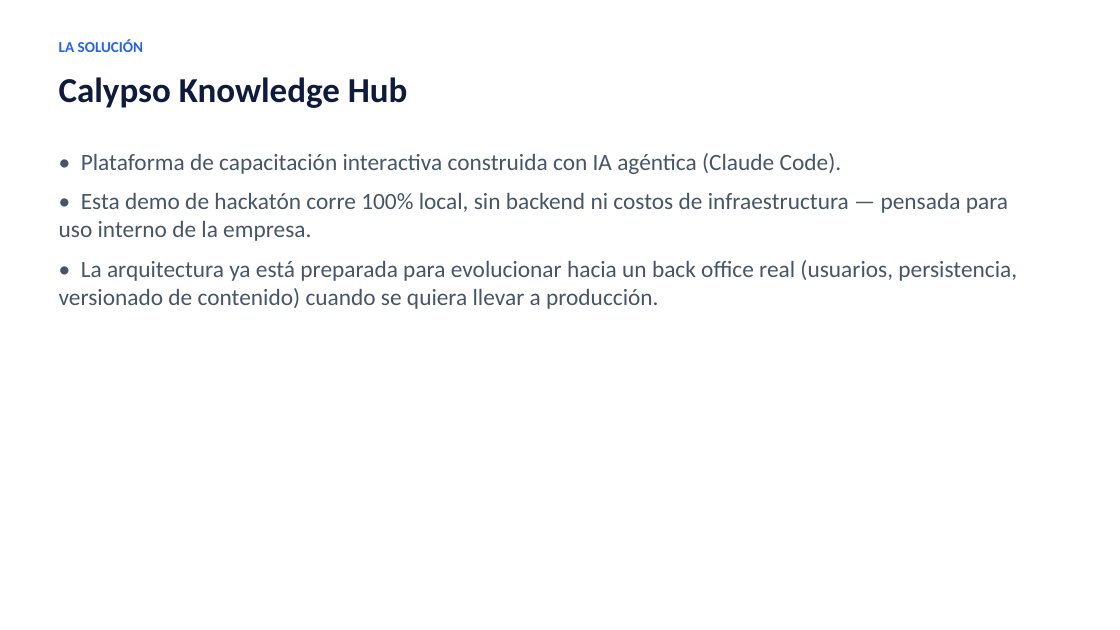
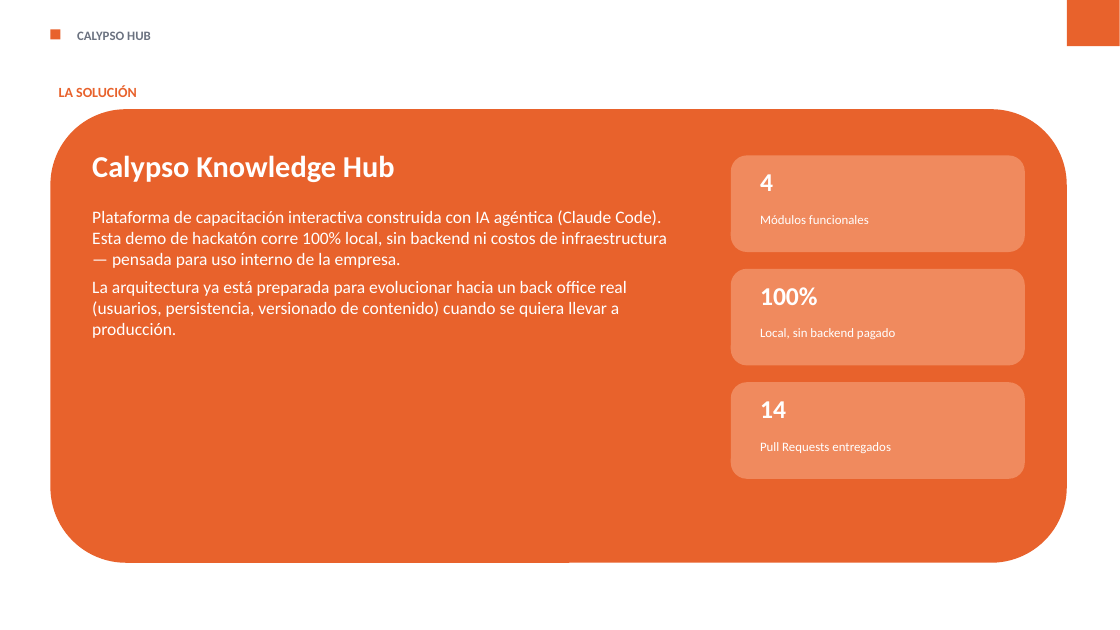
Before and after one commit to gabrielalonso-pr/calypso-knowledge-hub, a slide deck: slide 3 of presentation/calypso-knowledge-hub.pptx. Drawn at 1120x630 pixels with LibreOffice and Linux fonts; fonts in the diff are those of the drawing. Boxes give left, top, right and bottom in pixels: in the first picture for what was removed or moved away, otherwise in the second. Text is boxed around its words. In the diff, an @@ line names an element or a change of style, - is before the commit and + after.

```diff
--- a/presentation/calypso-knowledge-hub.pptx
+++ b/presentation/calypso-knowledge-hub.pptx
@@ rectangle added at [50, 29, 60, 39], fill #E8622C @@
@@ rectangle added at [1067, 0, 1120, 46], fill #E8622C @@
@@ text at [77, 31, 151, 40]: text changed; size 30 to 11 pt; text colour #0F1B3D to #6B7280 @@
-Calypso Knowledge Hub
+CALYPSO HUB
@@ text "LA SOLUCIÓN": place and size @@
-text "LA SOLUCIÓN" at [59, 39, 144, 52]
+text "LA SOLUCIÓN" at [59, 86, 137, 97]
@@ text "LA SOLUCIÓN" at [59, 86, 137, 97]: size 13 to 12 pt, text colour #2563EB to #E8622C @@
@@ rounded rectangle added at [50, 109, 1067, 563], fill #E8622C @@
@@ text added at [92, 155, 395, 182], 26 pt, text #FFFFFF, bold @@
+Calypso Knowledge Hub
@@ rounded rectangle added at [731, 155, 1025, 252], fill #F08A5E @@
@@ text added at [760, 174, 773, 191], 22 pt, text #FFFFFF, bold @@
+4
@@ text at [92, 210, 667, 338]: text changed; size 20 to 15 pt; text colour #475569 to #FFFFFF @@
-• Plataforma de capacitación interactiva construida con IA agéntica (Claude Code).
-• Esta demo de hackatón corre 100% local, sin backend ni costos de infraestructura — pensada para uso interno de la empresa.
-• La arquitectura ya está preparada para evolucionar hacia un back office real (usuarios, persistencia, versionado de contenido) cuando se quiera llevar a producción.
+Plataforma de capacitación interactiva construida con IA agéntica (Claude Code). Esta demo de hackatón corre 100% local, sin backend ni costos de infraestructura — pensada para uso interno de la empresa.
+La arquitectura ya está preparada para evolucionar hacia un back office real (usuarios, persistencia, versionado de contenido) cuando se quiera llevar a producción.
@@ text added at [760, 215, 869, 224], 11 pt, text #FFFFFF @@
+Módulos funcionales
@@ rounded rectangle added at [731, 269, 1025, 365], fill #F08A5E @@
@@ text added at [760, 287, 818, 305], 22 pt, text #FFFFFF, bold @@
+100%
@@ text added at [760, 328, 895, 339], 11 pt, text #FFFFFF @@
+Local, sin backend pagado
@@ rounded rectangle added at [731, 382, 1025, 479], fill #F08A5E @@
@@ text added at [760, 401, 786, 418], 22 pt, text #FFFFFF, bold @@
+14
@@ text added at [760, 442, 891, 453], 11 pt, text #FFFFFF @@
+Pull Requests entregados
```
Also in this commit, not shown: 11 other slides changed, 1 other file.
